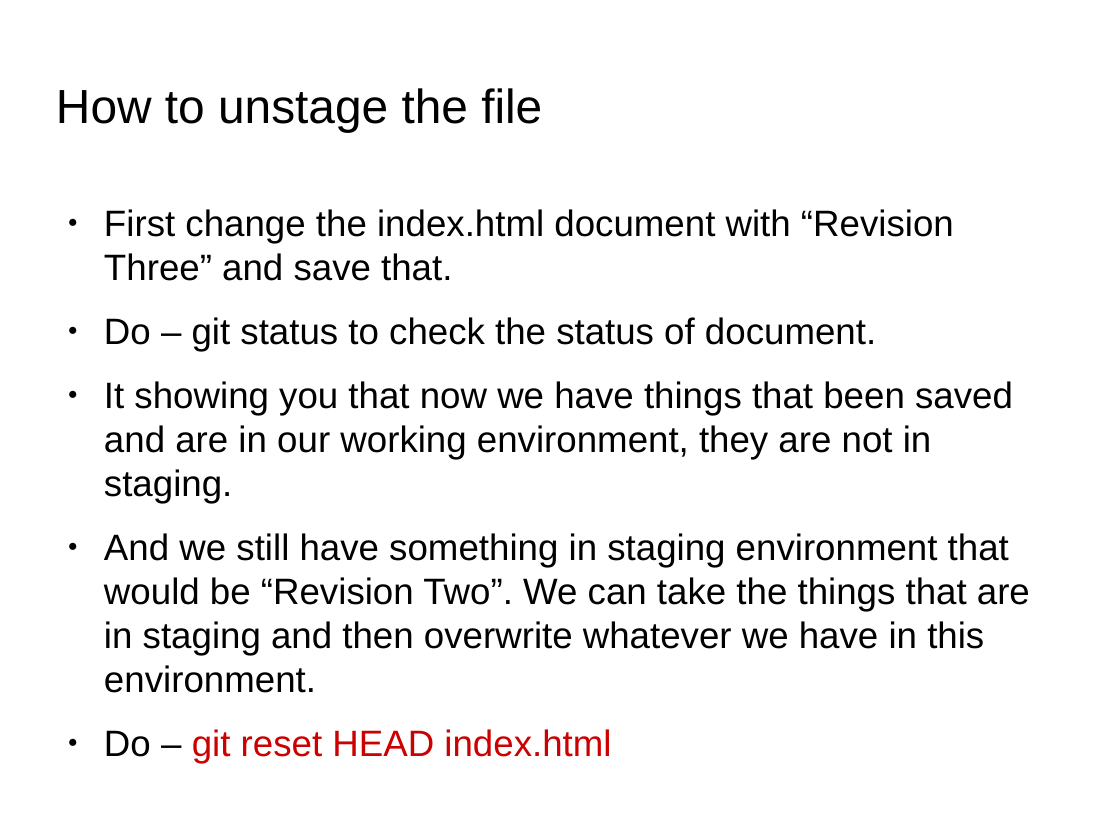
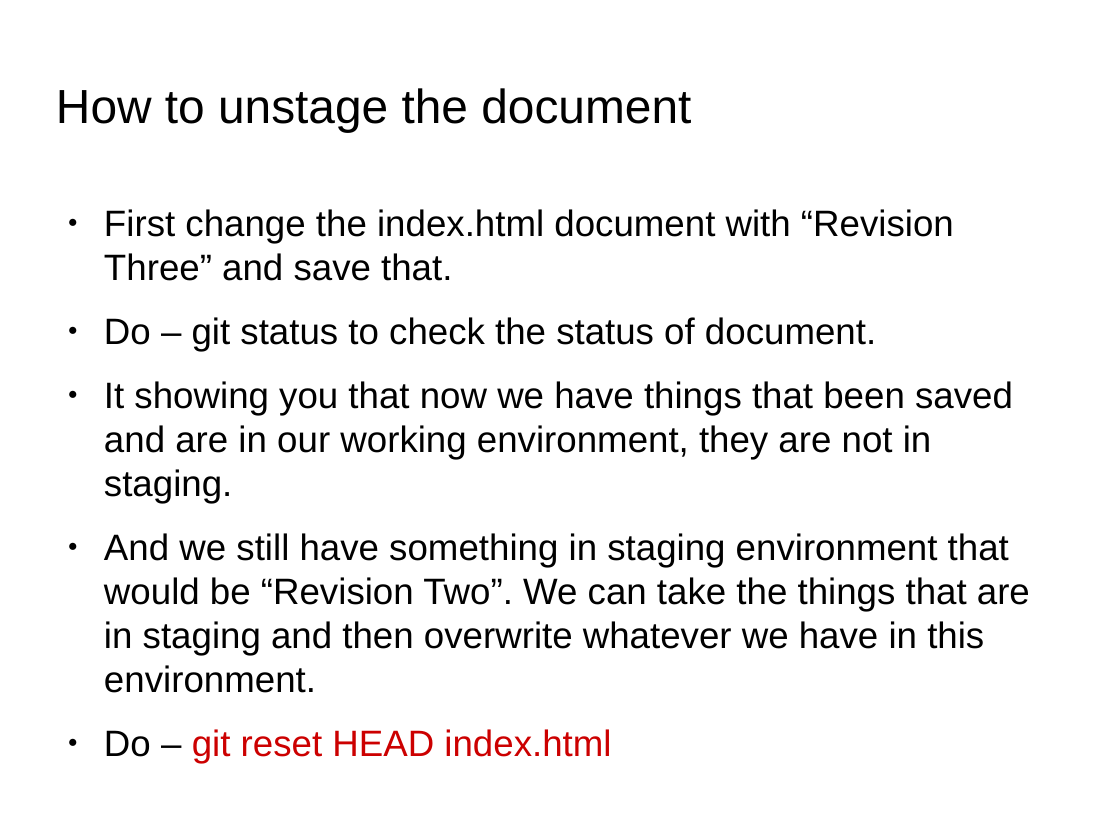
Before and after one commit to anumsh/Learning-Git-and-Github, a slide deck: slide 23 of git_and_GitHub.odp. Drawn at 1120x840 pixels with LibreOffice and Linux fonts; fonts in the diff are those of the drawing; background and template pictures are left out. Boxes give left, top, right and bottom in pixels: in the first picture for what was removed or moved away, otherwise in the second. Text is boxed around its words. In the diff, an @@ line names an element or a change of style, - is before the commit and + after.

```diff
--- a/git_and_GitHub.odp
+++ b/git_and_GitHub.odp
@@ title at box(56, 88, 691, 132): text changed @@
-How to unstage the file
+How to unstage the document
```
Also in this commit, not shown: 1 other slide changed, 6 slides added.
